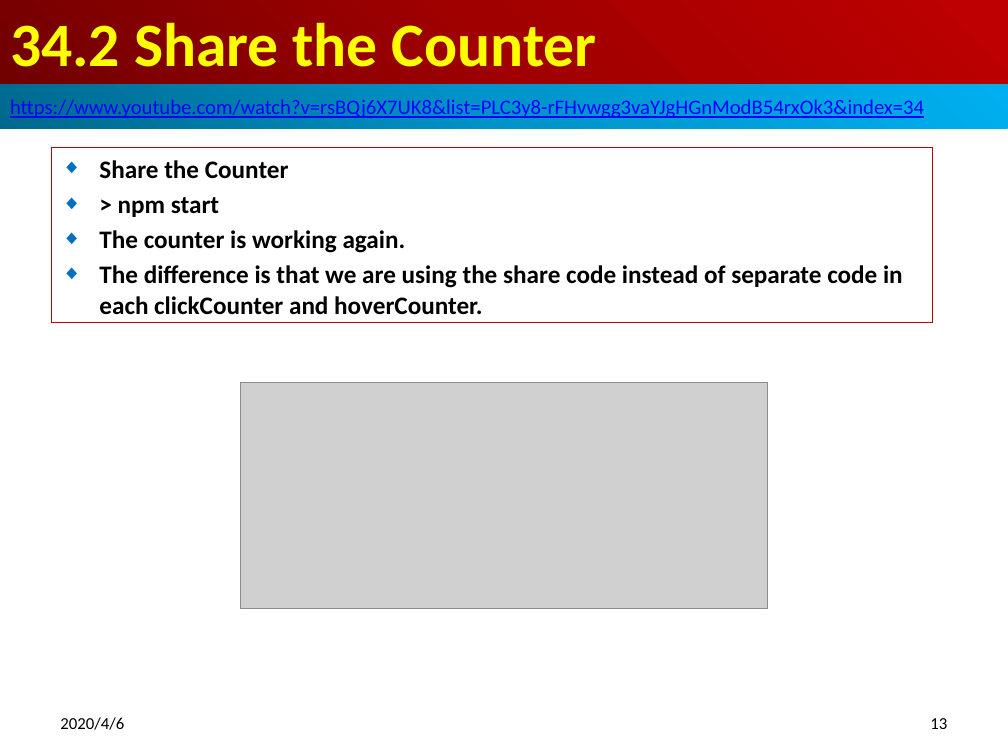
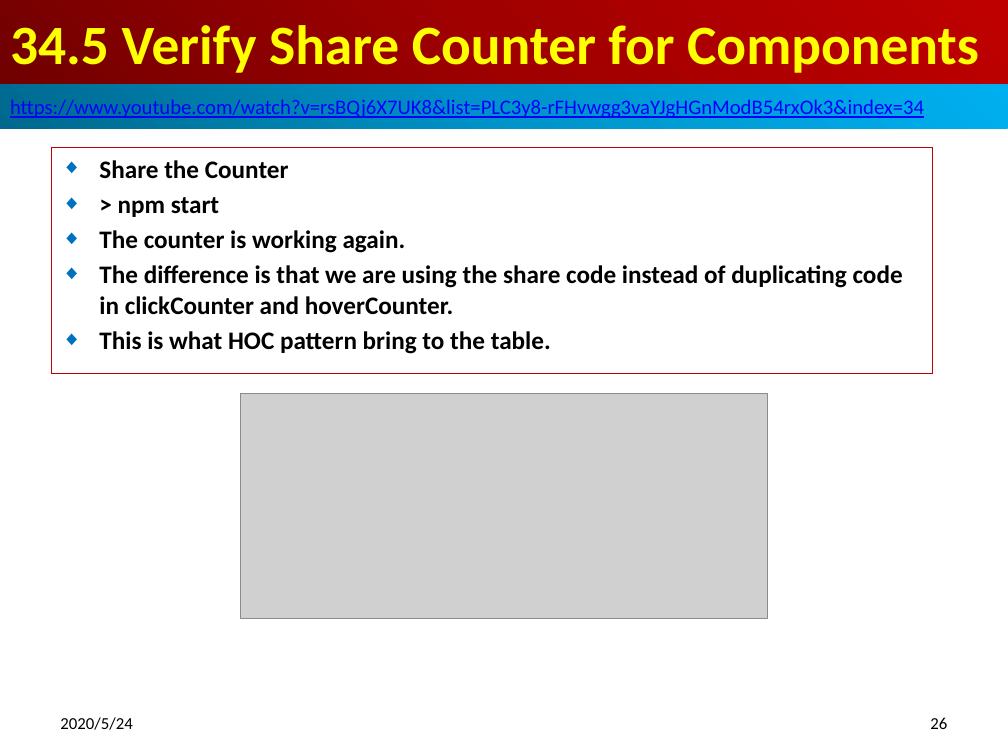
Before and after one commit to peterhchen/800-React-Hook, a slide deck: slide 26 of 34_HOC2.pptx (slide 13 before the commit). Drawn at 1008x756 pixels with LibreOffice and Linux fonts; fonts in the diff are those of the drawing; grey boxes stand for pictures. Boxes give left, top, right and bottom in pixels: in the first picture for what was removed or moved away, otherwise in the second. Text is boxed around its words. In the diff, an @@ line names an element or a change of style, - is before the commit and + after.

```diff
--- a/34_HOC2.pptx
+++ b/34_HOC2.pptx
@@ title at bbox=[10, 25, 979, 73]: text changed; size 44 to 39.6 pt @@
-34.2 Share the Counter
+34.5 Verify Share Counter for Components
@@ subtitle "Share the Counter": place and size @@
-subtitle "Share the Counter" at bbox=[51, 148, 932, 323]
+subtitle "Share the Counter" at bbox=[51, 148, 932, 374]
@@ subtitle at bbox=[99, 265, 903, 354]: text changed @@
-◆ The difference is that we are using the share code instead of separate code in each clickCounter and hoverCounter.
+◆ The difference is that we are using the share code instead of duplicating code in clickCounter and hoverCounter.
+◆ This is what HOC pattern bring to the table.
@@ picture: place and size @@
-picture at bbox=[241, 382, 768, 608]
+picture at bbox=[241, 393, 768, 619]
@@ text at bbox=[60, 717, 132, 730]: text changed @@
-2020/4/6
+2020/5/24
@@ page number at bbox=[930, 717, 947, 729]: text changed @@
-13
+26
```
Also in this commit, not shown: 18 other slides changed, 15 slides added.
